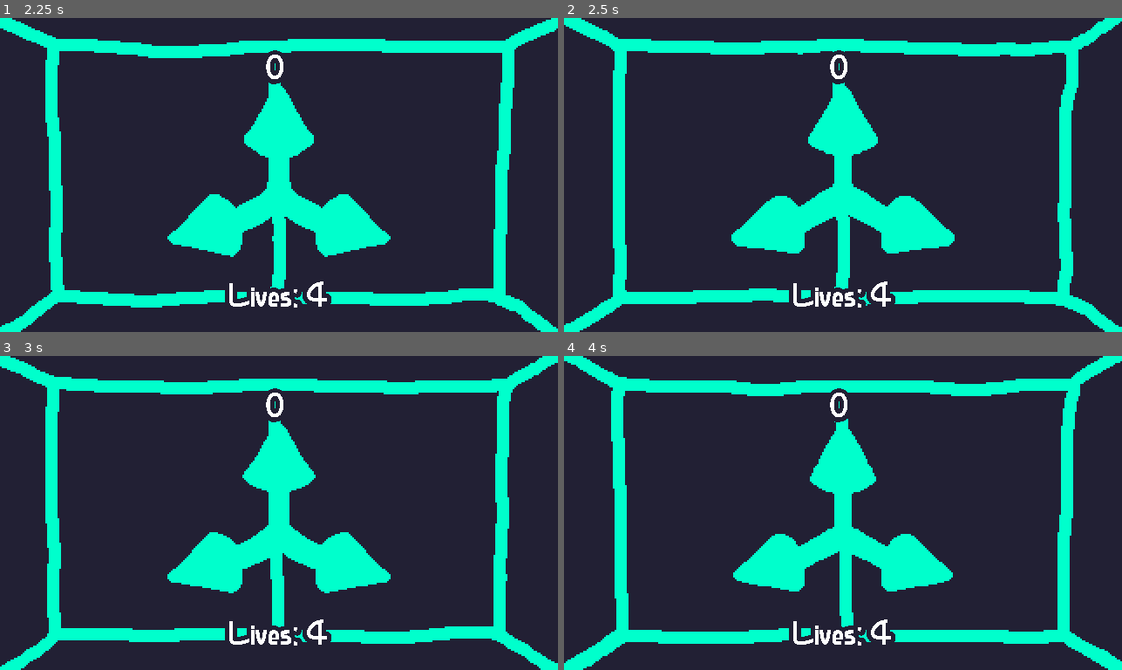
Above: before the commit, frames 1-4 (two rows, left to right).
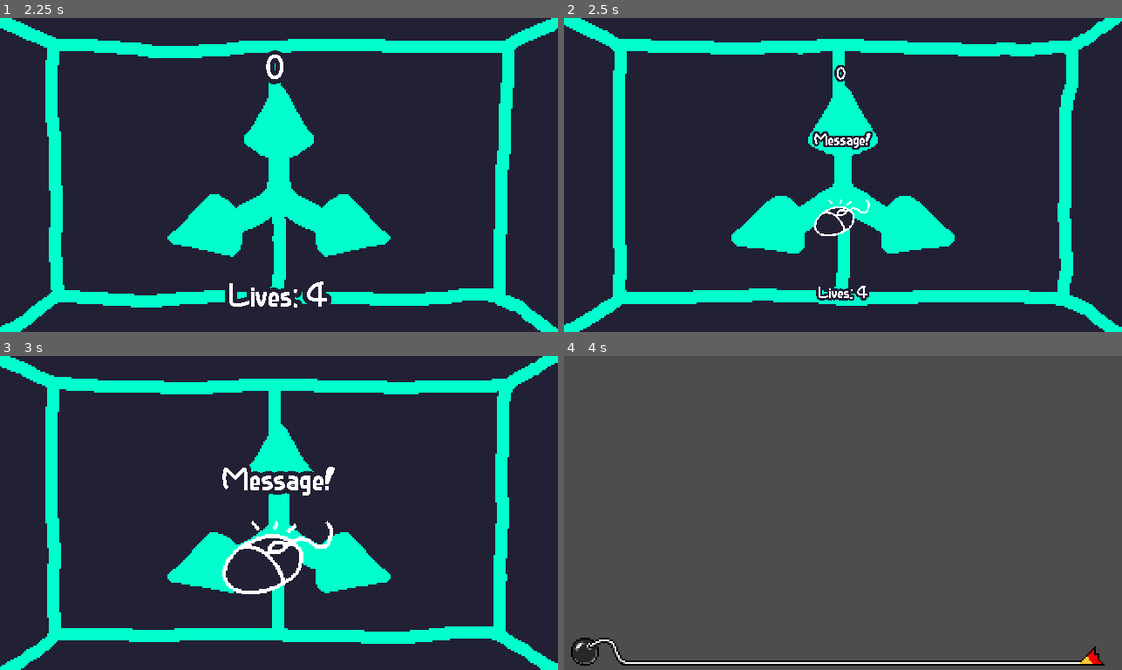
Above: after the commit, the same moments.

Repository: MuizHamzat/MicroGame
Game: Godot game, scene res://scenes/main/main.tscn
The game is run twice, just before and just after one commit, with the same random seed, the same clock (stepped at 60 frames per second) and the same inputs. Sound files missing from this copy of the repository are replaced by a short silence.
Inputs (mouse positions are in pixels of both pictures, inside the frame that each line leads up to):
- Up to frame 1 (2.25 s): click "Start" at 0.5 s; move the mouse to (401, 159) at 1.27 s; click (401, 159) at 1.42 s; move the mouse to (167, 190) at 2.02 s; click (167, 190) at 2.17 s
- Up to frame 2 (2.5 s): no input
- Up to frame 3 (3 s): move the mouse to (334, 443) at 2.77 s; click (334, 443) at 2.92 s
- Up to frame 4 (4 s): move the mouse to (815, 575) at 3.52 s; click (815, 575) at 3.67 s

Frame 1 is identical in both runs. In frame 2, 1.8% of the frame differs, in the area x 40-60%, y 10-93%; in frame 3, 3.8%; in frame 4, 100%, in the area x 0-100%, y 0-100%.
Error before the commit: Cannot call method 'instantiate' on a null value. (res://scenes/main/main.gd:56)

Commit message:
Fixed Game scene working in template

Diff:
--- /dev/null
+++ b/MacGDC Microgame Jam 2024 Template/microgames/RideOrDie/main.gd
@@ -0,0 +1,6 @@
+extends Microgame
+
+
+# Called when the node enters the scene tree for the first time.
+func _ready() -> void:
+	super()
--- a/MacGDC Microgame Jam 2024 Template/microgames/RideOrDie/main.tscn
+++ b/MacGDC Microgame Jam 2024 Template/microgames/RideOrDie/main.tscn
@@ -1,8 +1,12 @@
-[gd_scene load_steps=2 format=3 uid="uid://xs30e7u5ifhw"]
+[gd_scene load_steps=3 format=3 uid="uid://xs30e7u5ifhw"]
 
 [ext_resource type="PackedScene" uid="uid://ddhoio73023ba" path="res://scenes/main/bomb_timer/bomb_timer.tscn" id="1_4h2vg"]
+[ext_resource type="Script" path="res://microgames/RideOrDie/main.gd" id="1_lidmc"]
 
-[node name="Main" type="Node2D"]
+[node name="Main" type="Node2D" node_paths=PackedStringArray("bomb_timer")]
+script = ExtResource("1_lidmc")
+game_length = 10
+bomb_timer = NodePath("BombTimer")
 
 [node name="BombTimer" parent="." instance=ExtResource("1_4h2vg")]
 position = Vector2(70, 351)
--- a/MacGDC Microgame Jam 2024 Template/scenes/main/main.tscn
+++ b/MacGDC Microgame Jam 2024 Template/scenes/main/main.tscn
@@ -1,6 +1,7 @@
-[gd_scene load_steps=42 format=3 uid="uid://cqiygaoduxj2v"]
+[gd_scene load_steps=43 format=3 uid="uid://cqiygaoduxj2v"]
 
 [ext_resource type="Script" path="res://scenes/main/main.gd" id="1_c1cp2"]
+[ext_resource type="PackedScene" uid="uid://xs30e7u5ifhw" path="res://microgames/RideOrDie/main.tscn" id="2_i1u8s"]
 [ext_resource type="Texture2D" uid="uid://e4lvvaf2h0ca" path="res://scenes/main/sprites/door_left.png" id="3_1sdq5"]
 [ext_resource type="Texture2D" uid="uid://bjbil5iohc57a" path="res://scenes/main/sprites/room.png" id="3_y1h6j"]
 [ext_resource type="Texture2D" uid="uid://c577jxgsebcnh" path="res://scenes/main/sprites/control.png" id="4_gv218"]
@@ -1147,7 +1148,7 @@
 
 [node name="Main" type="Node2D"]
 script = ExtResource("1_c1cp2")
-microgames = Array[PackedScene]([null])
+microgames = Array[PackedScene]([ExtResource("2_i1u8s")])
 
 [node name="Room" type="Node2D" parent="."]
 z_index = 4095
